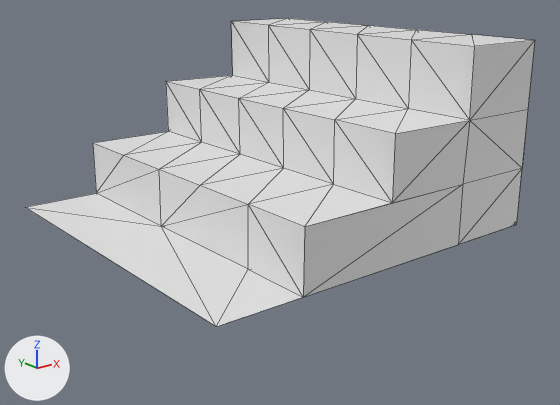
Renders of the glTF model src/resources/level_assets/ground-small-stairs-1.glb from each side of a commit.
One viewpoint serves both versions: a 50 mm lens placed at (-2.56, -3.35, 1.39), pointed at (0.02, -0.12, 0.1). Every picture has the same lights, and +X, +Y and +Z are marked at lower left. Mesh edges are drawn as thin lines. Vertices at the same position are counted once.
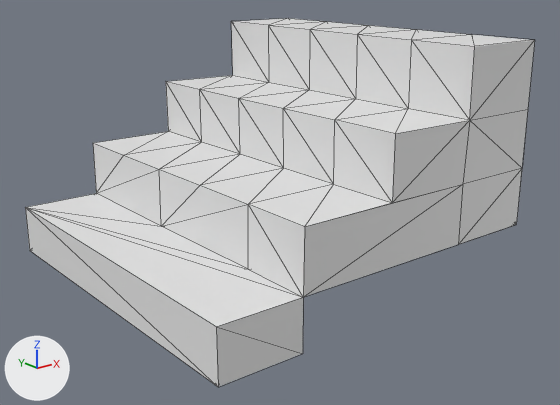
The change, as a diff of the scene's bpy script:
```diff
--- a/src/resources/level_assets/ground-small-stairs-1.glb.py
+++ b/src/resources/level_assets/ground-small-stairs-1.glb.py
@@ me_plane_005 @@
 # used by ob_plane; location = (0.0, 0.0, 0.0)
-me_plane_005.from_pydata(...)  # 56 vertices, 94 faces; spans x -1.0..1.0, y -1.0..1.0, z 0.0..1.0
+me_plane_005.from_pydata(...)  # 62 vertices, 110 faces; spans x -1.0..1.0, y -1.0..1.0, z -0.27..1.0
+# me_plane_005 part 1
+# 3 faces are deleted
+# 6 new vertices lie (0.0, 0.0, -0.27) away from vertices in x -1.0..-0.55, y -1.0..1.0, z 0.0
+# 19 new faces join them
```

Changed parts and their boxes [x1, y1, x2, y2] in the pictures (560 x 405 px):
'Plane', reshaped (20% taller)
    before: [26, 18, 535, 326]
    after: [25, 18, 535, 387]
part 1 of me_plane_005, built on
    before: [26, 207, 302, 326]
    after: [25, 207, 303, 387]
